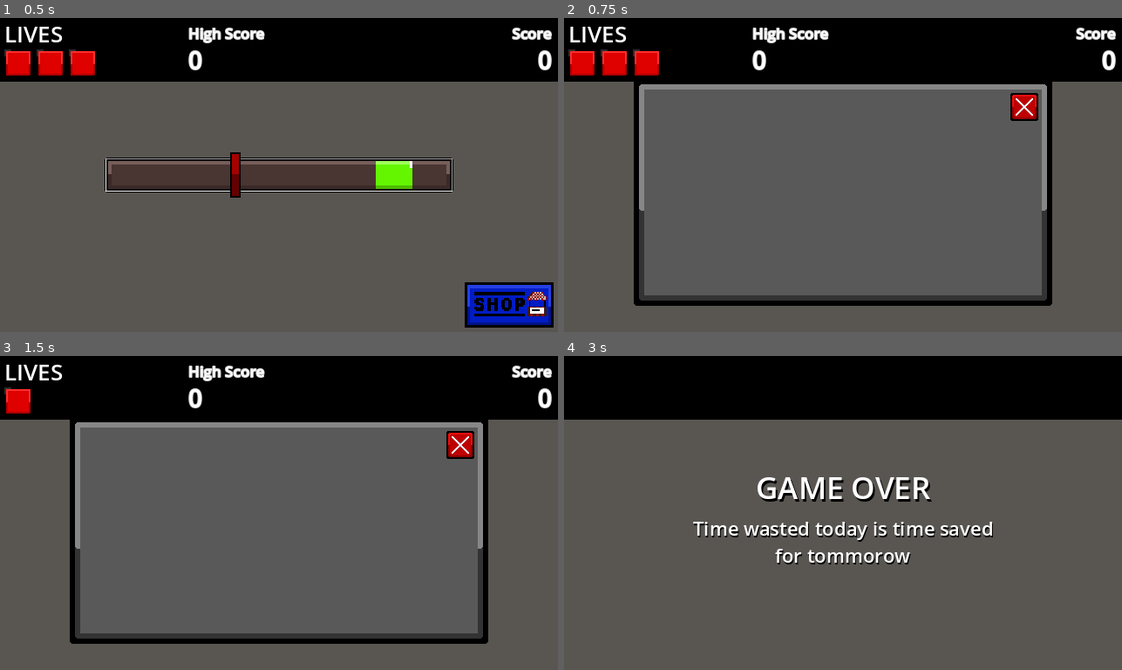
Above: before the commit, frames 1-4 (two rows, left to right).
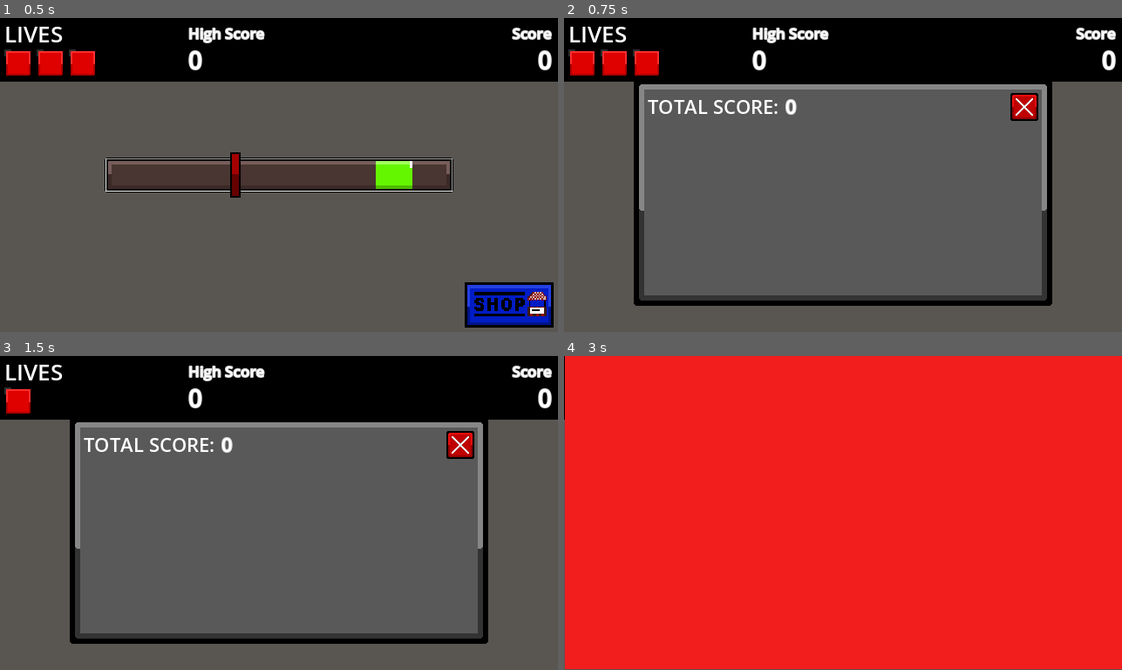
Above: after the commit, the same moments.

Repository: d3V-E/Line-Clicker-Game
Game: Godot game, scene res://scenes/main_game.tscn
Two runs of this game, one before a commit and one after it. Both use one fixed random seed, a clock stepped at 60 frames per second and the inputs below.
Inputs (mouse positions are in pixels of both pictures, inside the frame that each line leads up to):
- Up to frame 1 (0.5 s): no input
- Up to frame 2 (0.75 s): click (1071, 303) at 0.5 s
- Up to frame 3 (1.5 s): tap Enter at 1.25 s; move the mouse to (401, 497) at 1.27 s; hold Right from 1.28 s (still down); tap Space at 1.35 s; click (401, 497) at 1.42 s
- Up to frame 4 (3 s): tap Space at 1.52, 1.82 s; release Right at 2 s; click (843, 632) at 2.02 s; move the mouse to (731, 528) at 2.77 s; hold Down from 2.78 s (still down); tap Alt at 2.85 s; click (731, 528) at 2.92 s

Frame 1 is identical in both runs. In frame 2, 0.5% of the frame differs, in the area x 15-42%, y 25-31%; in frame 3, 0.5%; in frame 4, 100%, in the area x 0-100%, y 0-100%.

Commit message:
Update 5

Diff:
--- a/scenes/game_over.tscn
+++ b/scenes/game_over.tscn
@@ -2,6 +2,7 @@
 
 [ext_resource type="Script" uid="uid://dy8tsi4d1tcir" path="res://scripts/game_over.gd" id="1_wqhvx"]
 [ext_resource type="Texture2D" uid="uid://dvwct8y6t0ov5" path="res://assets/Main Background.png" id="1_xeevv"]
+[ext_resource type="Texture2D" uid="uid://m3orf138pdoo" path="res://assets/Retry Button.png" id="3_tbwuq"]
 
 [node name="Game Over" type="Node2D" unique_id=312543711]
 script = ExtResource("1_wqhvx")
@@ -57,3 +58,21 @@
 theme_override_font_sizes/normal_font_size = 22
 text = "\"Place Holder\""
 horizontal_alignment = 1
+
+[node name="Retry" type="TextureButton" parent="CanvasLayer" unique_id=1994036183]
+anchors_preset = 7
+anchor_left = 0.5
+anchor_top = 1.0
+anchor_right = 0.5
+anchor_bottom = 1.0
+offset_left = -64.5
+offset_top = -64.0
+offset_right = 64.5
+offset_bottom = -21.0
+grow_horizontal = 2
+grow_vertical = 0
+texture_normal = ExtResource("3_tbwuq")
+stretch_mode = 0
+
+[connection signal="button_down" from="CanvasLayer/Retry" to="." method="_on_retry_button_down"]
+[connection signal="button_up" from="CanvasLayer/Retry" to="." method="_on_retry_button_up"]
--- a/scenes/main_game.tscn
+++ b/scenes/main_game.tscn
@@ -77,11 +77,6 @@
 position = Vector2(95, 52)
 texture = ExtResource("8_70vka")
 
-[node name="Hit" type="Sprite2D" parent="CanvasLayer" unique_id=713465082]
-visible = false
-position = Vector2(321, 179)
-texture = ExtResource("7_wi4c7")
-
 [node name="Lives Label" type="RichTextLabel" parent="CanvasLayer" unique_id=886296370]
 offset_left = 5.0
 offset_right = 107.0
@@ -90,12 +85,33 @@
 text = "LIVES"
 
 [node name="Shop" type="Sprite2D" parent="CanvasLayer" unique_id=1093649891]
-visible = false
 position = Vector2(320, 200)
 texture = ExtResource("9_nqdth")
 
+[node name="Total Score Header" type="RichTextLabel" parent="CanvasLayer/Shop" unique_id=1559483938]
+offset_left = -224.0
+offset_top = -114.0
+offset_right = -71.0
+offset_bottom = -82.0
+theme_override_font_sizes/normal_font_size = 22
+text = "TOTAL SCORE:"
+
+[node name="Total Score" type="RichTextLabel" parent="CanvasLayer/Shop" unique_id=1925108345]
+anchors_preset = -1
+anchor_top = 0.015384615
+anchor_bottom = 0.015384615
+offset_left = -66.0
+offset_top = -118.0
+offset_right = 78.0
+offset_bottom = -82.0
+theme_override_colors/font_outline_color = Color(0.8239239, 0.82392395, 0.8239239, 1)
+theme_override_constants/outline_size = 4
+theme_override_font_sizes/normal_font_size = 22
+text = "0"
+horizontal_alignment = 2
+text_direction = 2
+
 [node name="Shop Close" type="TextureButton" parent="CanvasLayer" unique_id=812630958]
-visible = false
 offset_left = 512.0
 offset_top = 86.0
 offset_right = 544.0
@@ -129,6 +145,11 @@
 vertical_alignment = 1
 text_direction = 2
 
+[node name="Hit" type="Sprite2D" parent="CanvasLayer" unique_id=713465082]
+visible = false
+position = Vector2(321, 179)
+texture = ExtResource("7_wi4c7")
+
 [connection signal="timeout" from="CanvasLayer/Score/Score Update" to="." method="_on_score_update_timeout"]
 [connection signal="button_down" from="CanvasLayer/Shop Button" to="." method="_on_shop_button_button_down"]
 [connection signal="button_up" from="CanvasLayer/Shop Button" to="." method="_on_shop_button_button_up"]
--- a/scripts/game_over.gd
+++ b/scripts/game_over.gd
@@ -1,12 +1,29 @@
 extends Node2D
 
 var quote = randi_range(1 , 3)
+@onready var retry: TextureButton = $CanvasLayer/Retry
 
 
 func _ready():
+	retry.pivot_offset = retry.size / 2
 	if quote == 1:
 		$CanvasLayer/Quote.text = "Print (Hello World)"
 	elif quote == 2:
 		$CanvasLayer/Quote.text = "Time wasted today is time saved for tommorow"
 	elif quote == 3:
 		$CanvasLayer/Quote.text = "To confuse an eney first you must confuse yourself"
+
+
+
+
+
+func _on_retry_button_down():
+	var tween = get_tree().create_tween()
+	tween.tween_property(retry , "scale" , Vector2(.9 , .9), .1)
+
+
+
+func _on_retry_button_up():
+	var tween = get_tree().create_tween()
+	tween.tween_property(retry , "scale" , Vector2(1 , 1), .1)
+	get_tree().change_scene_to_file("res://scenes/main_game.tscn")
--- a/scripts/main_game.gd
+++ b/scripts/main_game.gd
@@ -10,6 +10,7 @@
 var speedcheckpoint = 10
 var clicks = 0
 var highscore = 0
+var totalscore = 0
 
 @onready var shopbutton: TextureButton = $"CanvasLayer/Shop Button"
 @onready var bar: Sprite2D = $CanvasLayer/LineBar
@@ -23,6 +24,7 @@
 @onready var shopclose : TextureButton = $"CanvasLayer/Shop Close"
 
 
+signal totalscore_changed
 signal score_changed
 signal multiplier_changed
 signal highscore_changed
@@ -33,6 +35,7 @@
 		"score": score,
 		"multiplier": multiplier,
 		"highscore": highscore,
+		"totalscore": totalscore,
 	}
 	var file = FileAccess.open(save_path ,FileAccess.WRITE)
 	file.store_var(data)
@@ -47,6 +50,7 @@
 			score = data.get("score" ,0)
 			multiplier = data.get("multiplier" ,1)
 			highscore = data.get("highscore" ,0)
+			totalscore = data.get("totalscore" ,0)
 	else:
 		save_data()
 
@@ -62,6 +66,7 @@
 	shopbutton.visible = true
 	shopclose.visible = false
 	$CanvasLayer/Highscore.text = str(highscore)
+	$"CanvasLayer/Shop/Total Score".text = str(totalscore)
 	randomize()
 	reset_marker()
 
@@ -81,18 +86,23 @@
 		var greenmax = bar.position.x + green.position.x + (green.scale.x * 50)
 
 		if needle.position.x >= greenmin and needle.position.x <= greenmax:
+			var tween = get_tree().create_tween()
+			tween.tween_property(green , "scale" , Vector2(1.1 , 1.1) , .1)
 			score += (2 * multiplier)
 			$CanvasLayer/Score.text = str(score)
 			emit_signal("score_changed")
+			tween.tween_property(green , "scale" , Vector2(1 , 1), .1)
 			clicks += 1
 			if clicks > 0 and clicks % 10 == 0:
-				speed += 15
+				speed += 25
 		else:
 			lives -= 1
 			if score >= 1:
 				score -= 1
 			$CanvasLayer/Score.text = str(score)
 			updlives()
+			if lives <= 0 :
+				return
 			hit.visible = true
 			if get_tree():
 				await get_tree().create_timer(0.1).timeout
@@ -116,6 +126,7 @@
 func _on_shop_button_button_up():
 	var tween = get_tree().create_tween()
 	tween.tween_property(shopbutton , "scale" , Vector2(1 , 1) ,.1)
+	$"CanvasLayer/Shop/Total Score".text = str(totalscore)
 	shopbutton.visible = false
 	shopmenu.visible = true
 	shopclose.visible = true
@@ -148,6 +159,8 @@
 		hp1.visible = false
 		hp2.visible = false
 		hp3.visible = false
+		totalscore += score
+		emit_signal("totalscore_changed")
 		if score > highscore:
 			highscore = score
 			emit_signal("highscore_changed")
Binary file added: assets/Retry Button.png
Not shown, added: assets/Retry Button.png.import
